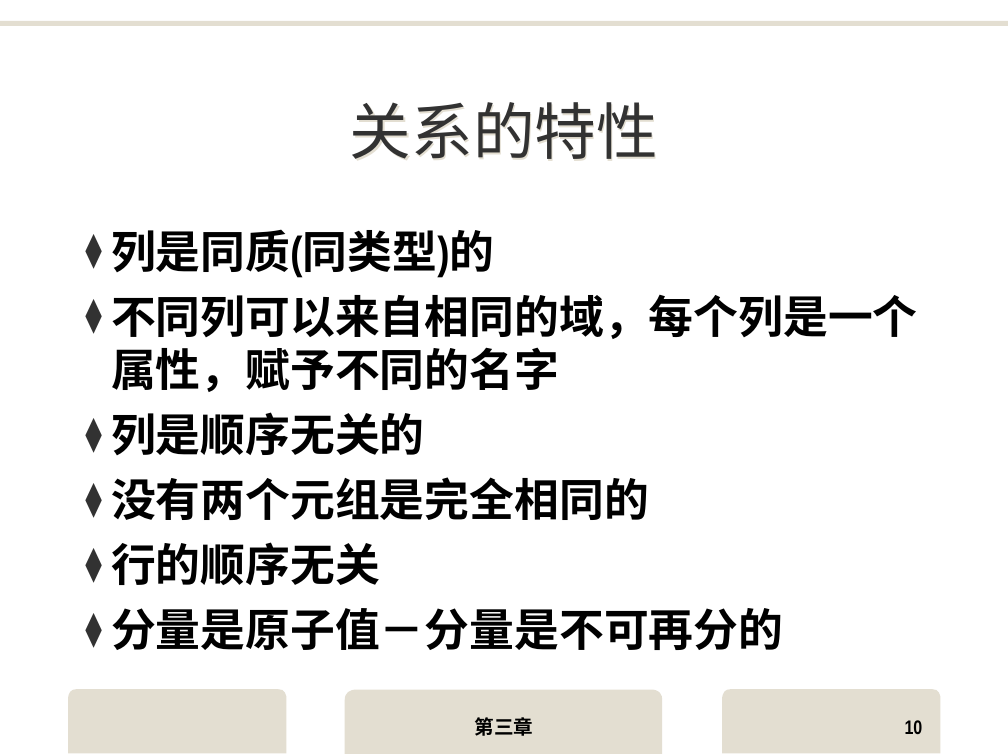
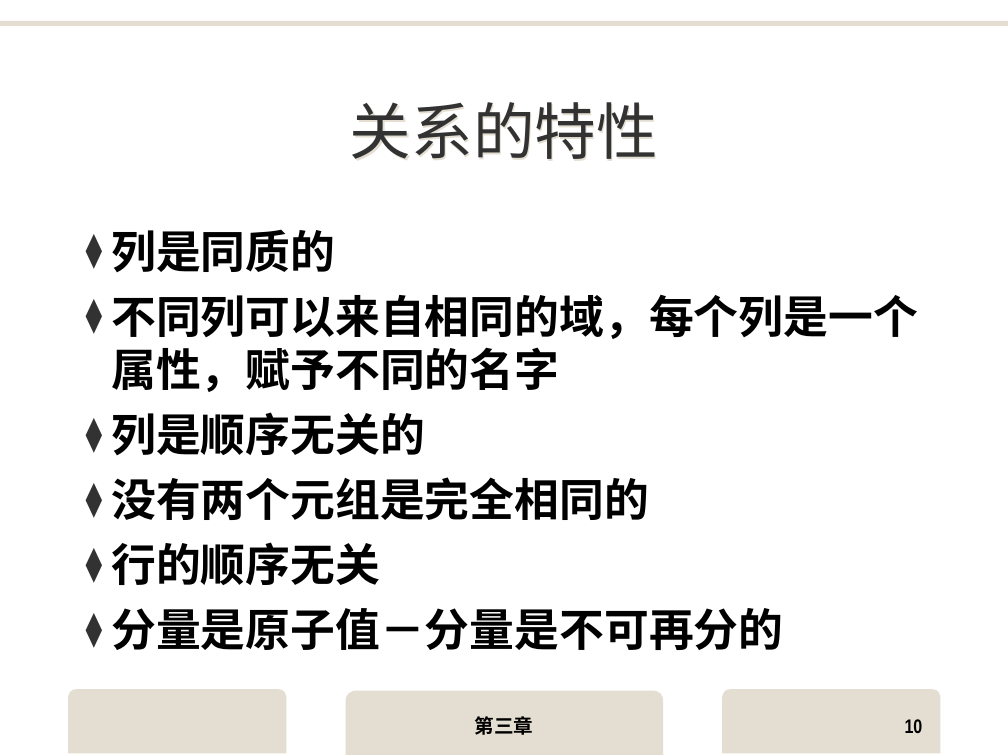
Before and after one commit to yuanba/Study, a slide deck: slide 10 of MySQL/DB-ppt/3关系数据库.ppt. Drawn at 1008x756 pixels with LibreOffice and Linux fonts; fonts in the diff are those of the drawing; background and template pictures are left out. Boxes give left, top, right and bottom in pixels: in the first picture for what was removed or moved away, otherwise in the second. Text is boxed around its words. In the diff, an @@ line names an element or a change of style, - is before the commit and + after.

```diff
--- a/MySQL/DB-ppt/3关系数据库.ppt
+++ b/MySQL/DB-ppt/3关系数据库.ppt
@@ text at (x1=111, y1=229, x2=335, y2=272): text changed @@
-⧫ 列是同质(同类型)的
+⧫ 列是同质的
```
Also in this commit, not shown: 80 other slides changed, 28 other files.
